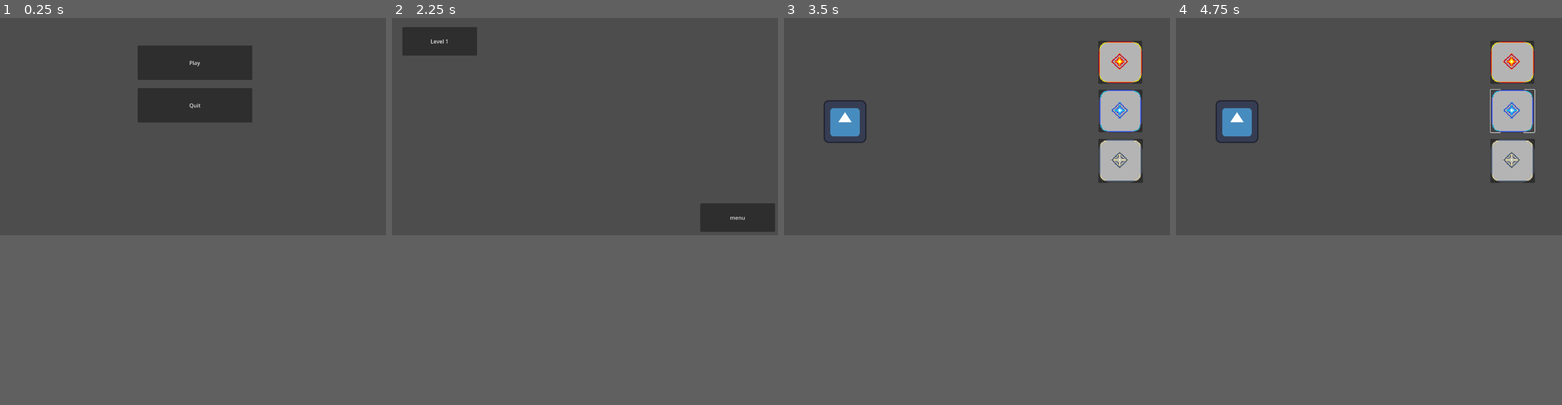
Above: before the commit, frames 1-4 (left to right).
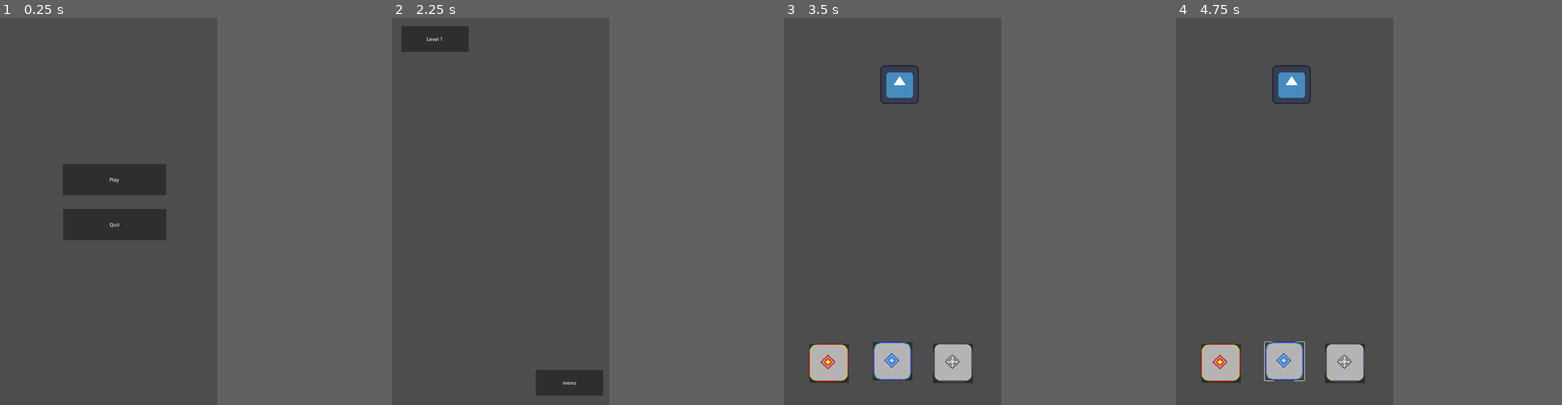
Above: after the commit, the same moments.

Repository: StephanDW/magica
Game: Godot game, scene res://Scenes/menu.tscn
Same seed, same stepped clock (60 frames per second), same inputs: the game is played once before the commit and once after it. The engine's default icon, where the game draws it, is replaced by a stand-in: a white triangle on a blue panel in a dark square.
Inputs (mouse positions are in pixels of both pictures, inside the frame that each line leads up to; where the layout moved, square brackets give the same spot in the first picture):
- Up to frame 1 (0.25 s): no input
- Up to frame 2 (2.25 s): click "Play" at 0.5 s; click "menu" at 1.25 s; click "Play" at 2 s
- Up to frame 3 (3.5 s): click "Level 1" at 2.75 s
- Up to frame 4 (4.75 s): click (1257, 211) [1511, 60] at 3.5 s; click (1369, 211) [1511, 110] at 4.25 s
In our replay, the window is 799x449 before the commit and 450x800 after it. These sizes can differ from the game's own. Grey fills any space a smaller window leaves; there, only what the larger window draws over its background counts as a difference.

The runs differ from the first frame. In frame 1, 9.5% of the frame differs, in the area x 16-66%, y 7-58%; in frame 2, 2.9%; in frame 3, 7.8%; in frame 4, 7.8%.

Commit message:
portrait - init #1
changed to portrait

Diff:
--- a/Scenes/level_1.tscn
+++ b/Scenes/level_1.tscn
@@ -11,42 +11,42 @@
 script = ExtResource("1_tiyl6")
 
 [node name="Icon" type="Sprite2D" parent="."]
-position = Vector2(182, 309)
+position = Vector2(383, 220)
 texture = ExtResource("2_eqlhr")
 
 [node name="element1" type="Button" parent="."]
-offset_left = 938.0
-offset_top = 68.0
-offset_right = 1069.0
-offset_bottom = 196.0
+offset_left = 84.0
+offset_top = 1079.0
+offset_right = 215.0
+offset_bottom = 1207.0
 
 [node name="element2" type="Button" parent="."]
-offset_left = 939.0
-offset_top = 214.0
-offset_right = 1070.0
-offset_bottom = 341.0
+offset_left = 294.0
+offset_top = 1072.0
+offset_right = 425.0
+offset_bottom = 1199.0
 
 [node name="element3" type="Button" parent="."]
-offset_left = 938.0
-offset_top = 361.0
-offset_right = 1071.0
-offset_bottom = 492.0
+offset_left = 493.0
+offset_top = 1077.0
+offset_right = 626.0
+offset_bottom = 1208.0
 
 [node name="Boss1" type="Node2D" parent="."]
 script = ExtResource("1_lmpmy")
 
 [node name="Basefire" type="Sprite2D" parent="."]
-position = Vector2(1004, 132)
+position = Vector2(148, 1140)
 scale = Vector2(2.25, 2.13672)
 texture = ExtResource("4_335sl")
 
 [node name="Baseice" type="Sprite2D" parent="."]
-position = Vector2(1004.25, 277.75)
+position = Vector2(359, 1135)
 scale = Vector2(2.17969, 2.19531)
 texture = ExtResource("5_4tkwi")
 
 [node name="Basephysical" type="Sprite2D" parent="."]
-position = Vector2(1004, 425.75)
+position = Vector2(560, 1139)
 scale = Vector2(2.21875, 2.19531)
 texture = ExtResource("6_0hhvv")
 
--- a/Scenes/level_select.tscn
+++ b/Scenes/level_select.tscn
@@ -13,10 +13,10 @@
 text = "Level 1"
 
 [node name="menu" type="Button" parent="."]
-offset_left = 920.0
-offset_top = 553.0
-offset_right = 1143.0
-offset_bottom = 638.0
+offset_left = 476.0
+offset_top = 1164.0
+offset_right = 699.0
+offset_bottom = 1249.0
 text = "menu"
 
 [connection signal="pressed" from="level_1" to="." method="_on_level_1_pressed"]
--- a/Scenes/menu.tscn
+++ b/Scenes/menu.tscn
@@ -6,17 +6,17 @@
 script = ExtResource("1_toxqe")
 
 [node name="play" type="Button" parent="."]
-offset_left = 411.0
-offset_top = 82.0
-offset_right = 753.0
-offset_bottom = 185.0
+offset_left = 208.0
+offset_top = 483.0
+offset_right = 550.0
+offset_bottom = 586.0
 text = "Play"
 
 [node name="quit" type="Button" parent="."]
-offset_left = 411.0
-offset_top = 209.0
-offset_right = 753.0
-offset_bottom = 312.0
+offset_left = 209.0
+offset_top = 632.0
+offset_right = 551.0
+offset_bottom = 735.0
 text = "Quit"
 
 [connection signal="child_entered_tree" from="play" to="." method="_on_play_child_entered_tree"]
--- a/project.godot
+++ b/project.godot
@@ -15,6 +15,16 @@
 config/features=PackedStringArray("4.1", "Mobile")
 config/icon="res://graphics/icon.svg"
 
+[display]
+
+window/size/viewport_width=720
+window/size/viewport_height=1280
+window/size/window_width_override=480
+window/size/window_height_override=800
+window/stretch/mode="viewport"
+window/stretch/aspect="expand"
+window/handheld/orientation=1
+
 [rendering]
 
 textures/canvas_textures/default_texture_filter=0
